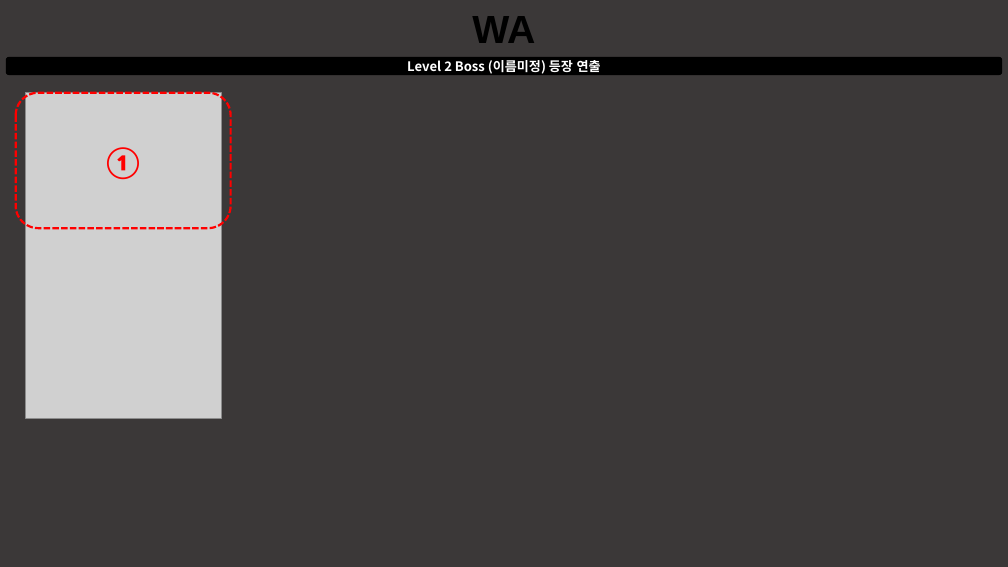
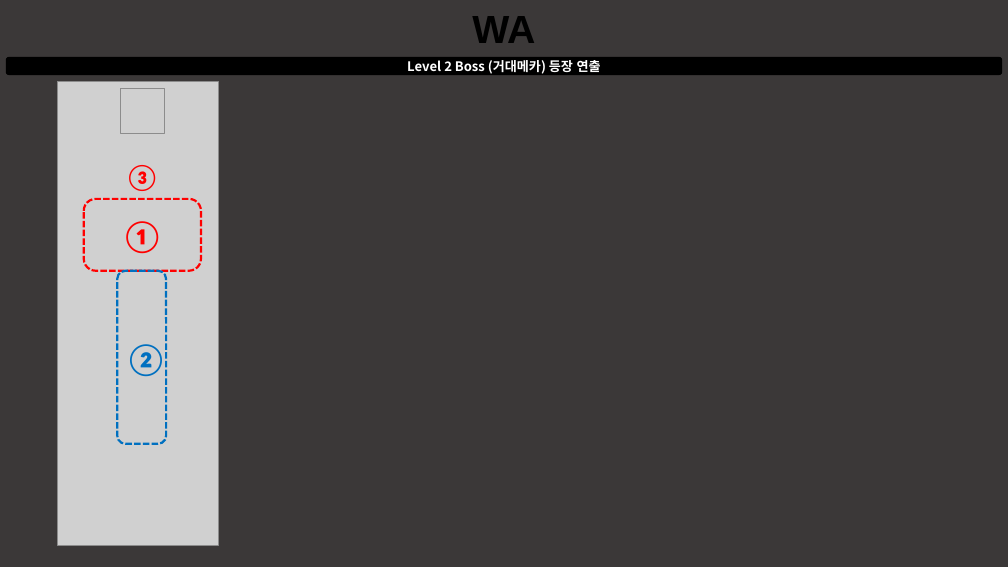
Before and after one commit to taeseongeom/WA, a slide deck: slide 3 of 기획서/신버전/보스 기획서.pptx. Drawn at 1008x567 pixels with LibreOffice and Linux fonts; fonts in the diff are those of the drawing; grey boxes stand for pictures. Boxes give left, top, right and bottom in pixels: in the first picture for what was removed or moved away, otherwise in the second. Text is boxed around its words. In the diff, an @@ line names an element or a change of style, - is before the commit and + after.

```diff
--- a/기획서/신버전/보스 기획서.pptx
+++ b/기획서/신버전/보스 기획서.pptx
@@ picture resized from (x1=26, y1=93, x2=221, y2=418) to (x1=58, y1=81, x2=218, y2=545) @@
@@ picture added at (x1=120, y1=88, x2=164, y2=133) @@
@@ text in rounded rectangle at (x1=407, y1=60, x2=601, y2=74): text changed @@
-Level 2 Boss (이름미정) 등장 연출
+Level 2 Boss (거대메카) 등장 연출
@@ text added at (x1=125, y1=165, x2=160, y2=191), 36 pt, text #FF0000, bold @@
+③
@@ rounded rectangle "①" resized from (x1=16, y1=93, x2=231, y2=228) to (x1=84, y1=199, x2=201, y2=271) @@
@@ rounded rectangle added at (x1=117, y1=271, x2=166, y2=444), outline #0070C0 3 pt dashed, 44 pt, text #0070C0, bold @@
+②
```
Also in this commit, not shown: 3 other files.
